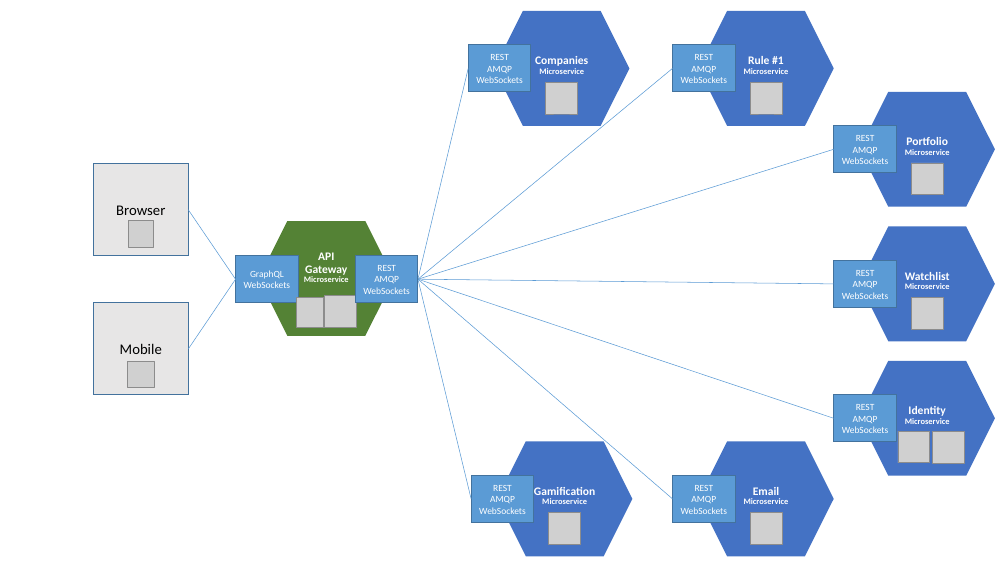
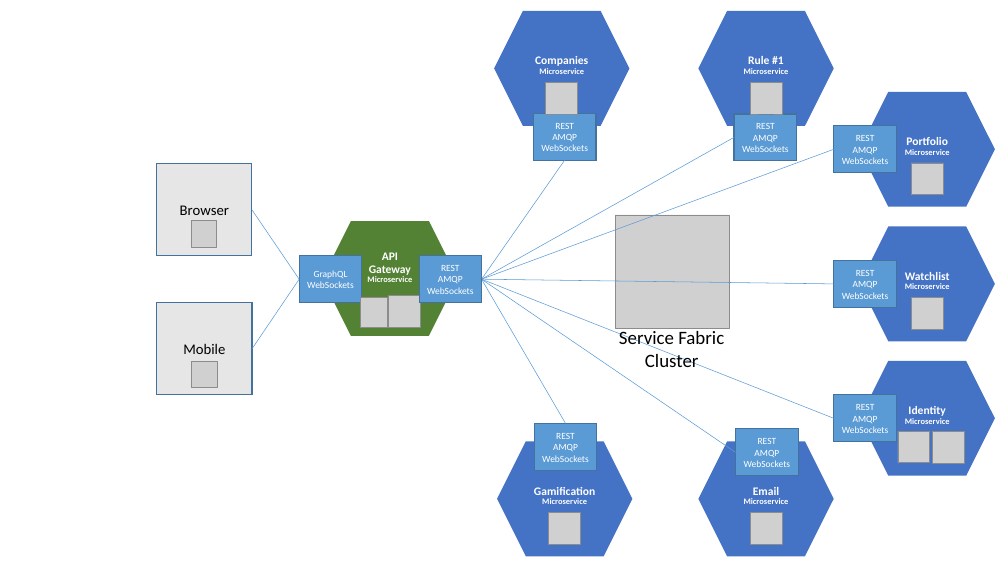
Before and after one commit to JacekKosciesza/InvestSystemsOrg, a slide deck: slide 1 of docs/InvestSystemsOrg.pptx. Drawn at 1008x567 pixels with LibreOffice and Linux fonts; fonts in the diff are those of the drawing; grey boxes stand for pictures. Boxes give left, top, right and bottom in pixels: in the first picture for what was removed or moved away, otherwise in the second. Text is boxed around its words. In the diff, an @@ line names an element or a change of style, - is before the commit and + after.

```diff
--- a/docs/InvestSystemsOrg.pptx
+++ b/docs/InvestSystemsOrg.pptx
@@ rectangle "REST" moved from (x1=468, y1=45, x2=531, y2=91) to (x1=533, y1=113, x2=596, y2=160) @@
@@ rectangle "REST" moved from (x1=673, y1=45, x2=736, y2=91) to (x1=734, y1=114, x2=797, y2=161) @@
@@ line moved from (418, 279) - (834, 149) to (482, 279) - (834, 149) @@
@@ line moved from (418, 279) - (673, 68) to (482, 279) - (734, 138) @@
@@ line moved from (418, 279) - (468, 68) to (482, 279) - (565, 160) @@
@@ 4 pictures, 4 rectangles, 2 lines, 1 hexagon moved together from (x1=93, y1=164, x2=418, y2=395) to (x1=157, y1=164, x2=482, y2=395) @@
@@ picture added at (x1=616, y1=215, x2=730, y2=328) @@
@@ line moved from (418, 279) - (834, 418) to (482, 279) - (834, 418) @@
@@ line moved from (418, 279) - (834, 284) to (482, 279) - (834, 284) @@
@@ line moved from (418, 279) - (673, 499) to (482, 279) - (736, 452) @@
@@ line moved from (418, 279) - (471, 499) to (482, 279) - (566, 423) @@
@@ text added at (x1=619, y1=328, x2=724, y2=367), 18 pt, text #000000 @@
+Service Fabric
+Cluster
@@ rectangle "REST" moved from (x1=471, y1=476, x2=534, y2=523) to (x1=535, y1=423, x2=597, y2=470) @@
@@ rectangle "REST" moved from (x1=673, y1=476, x2=736, y2=523) to (x1=736, y1=429, x2=799, y2=476) @@
```
Also in this commit, not shown: 32 other files.
